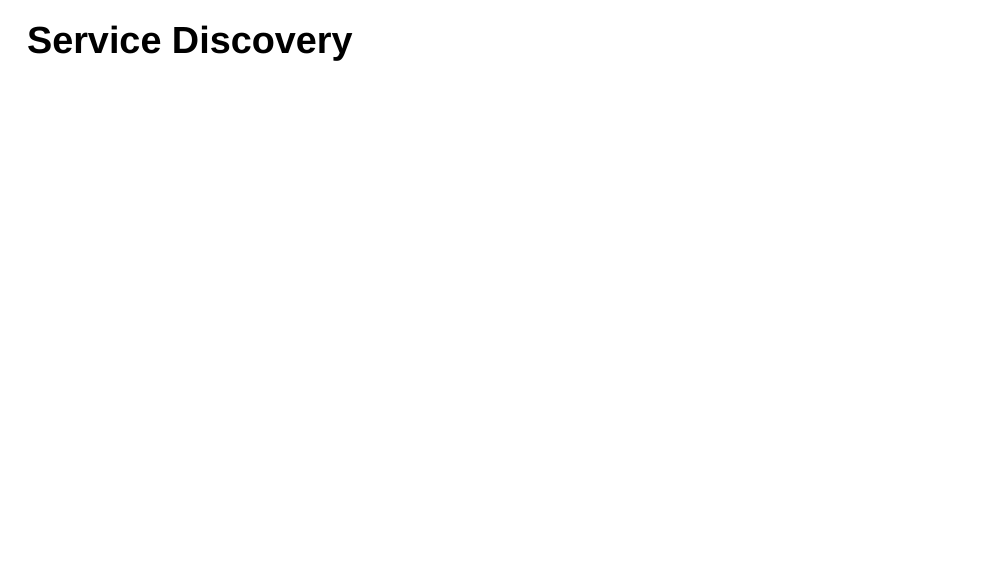
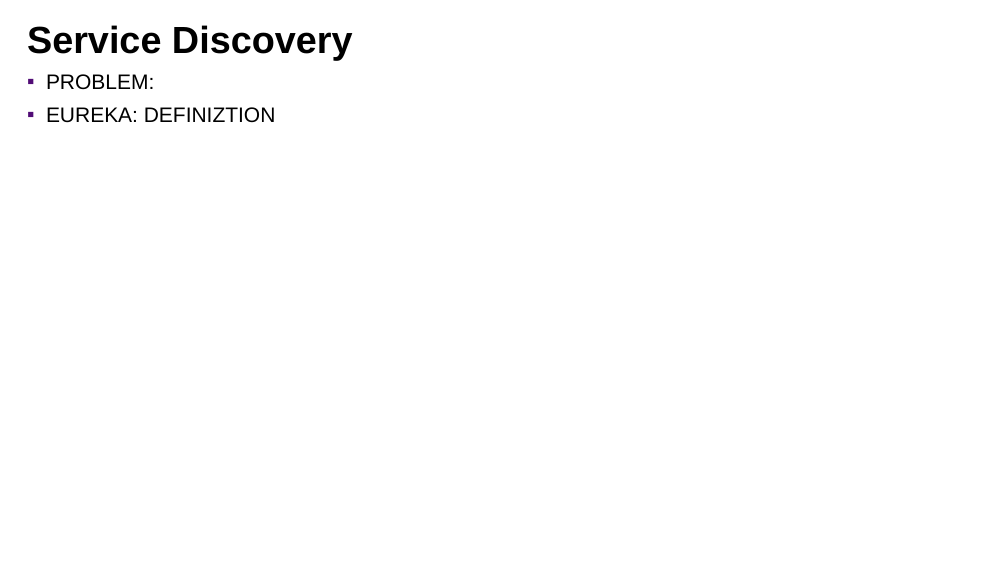
Before and after one commit to lbennardis/microS_code2016_DOCS, a slide deck: slide 27 of luigiBennardisMicroservices.pptx (slide 22 before the commit). Drawn at 1008x567 pixels with LibreOffice and Linux fonts; fonts in the diff are those of the drawing; background and template pictures are left out. Boxes give left, top, right and bottom in pixels: in the first picture for what was removed or moved away, otherwise in the second. Text is boxed around its words. In the diff, an @@ line names an element or a change of style, - is before the commit and + after.

```diff
--- a/luigiBennardisMicroservices.pptx
+++ b/luigiBennardisMicroservices.pptx
@@ text added at (46,74,276,123), 40 pt, text #000000 @@
+▪ PROBLEM:
+▪ EUREKA: DEFINIZTION
```
Also in this commit, not shown: 6 other slides changed, 6 slides added, 1 slide removed, 1 other file.
